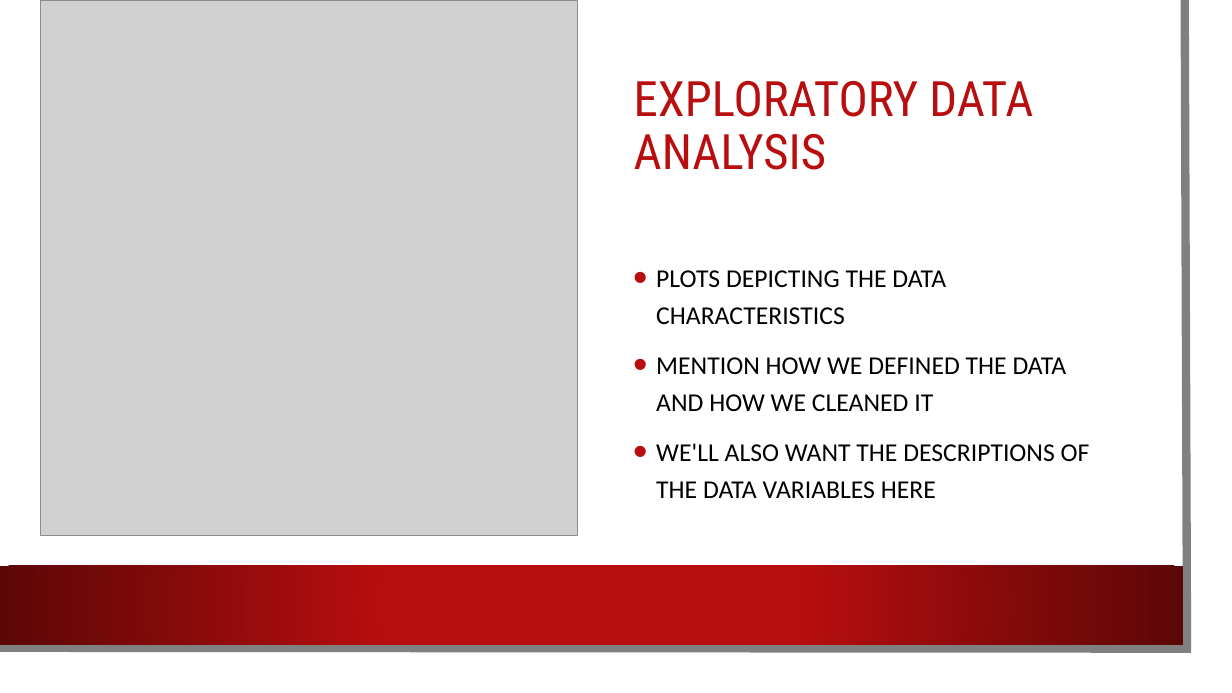
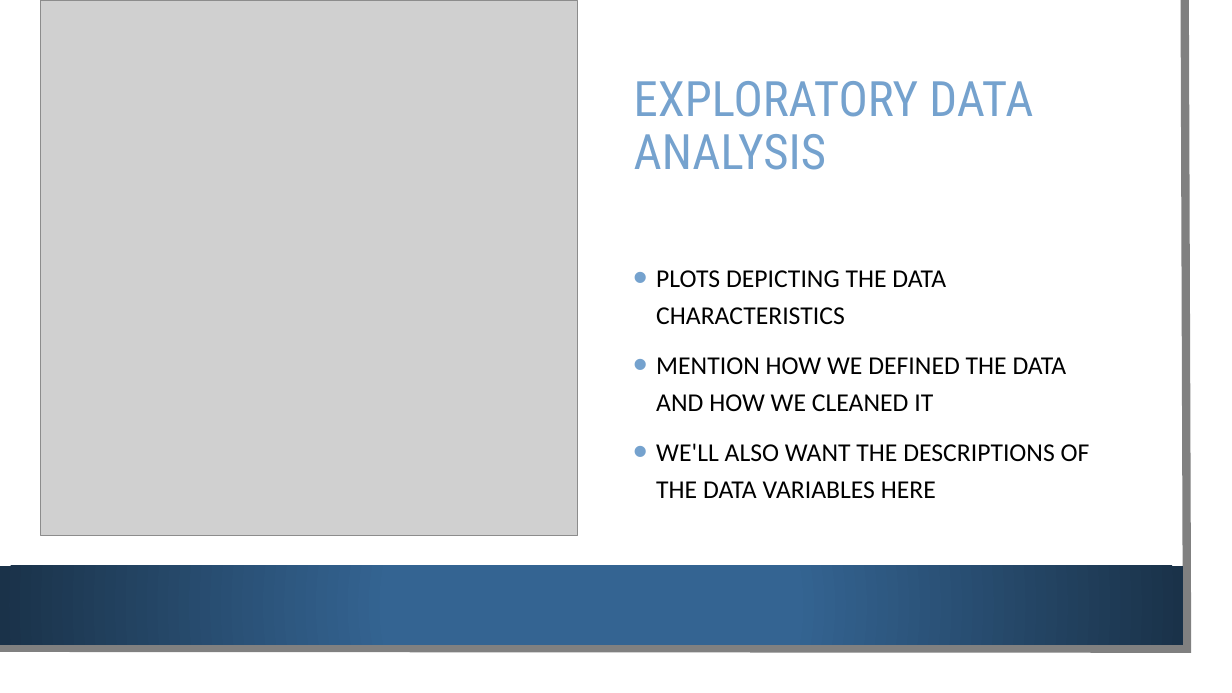
Before and after one commit to NemaPuthanveetil/DATS6101-Team-Global-Project, a slide deck: slide 3 of Presentation for Data Science 101.pptx. Drawn at 1232x693 pixels with LibreOffice and Linux fonts; fonts in the diff are those of the drawing; grey boxes stand for pictures; background and template pictures are left out. Boxes give left, top, right and bottom in pixels: in the first picture for what was removed or moved away, otherwise in the second. Text is boxed around its words. In the diff, an @@ line names an element or a change of style, - is before the commit and + after.

```diff
--- a/Presentation for Data Science 101.pptx
+++ b/Presentation for Data Science 101.pptx
@@ title "EXPLORATORY DATA ANALYSIS" at box(634, 81, 1033, 170): text colour #B80E0F to #75A2CE @@
@@ text "PLOTS DEPICTING THE DATA CHARACTERISTICS" at box(656, 270, 1090, 498): bullet colour #B80E0F to #75A2CE @@
@@ rectangle at box(0, 566, 1183, 644): fill gradient #B80E0F to #5C0707 to gradient #346492 to #1A3249 @@
```
Also in this commit, not shown: 7 other slides changed, 1 other file.
